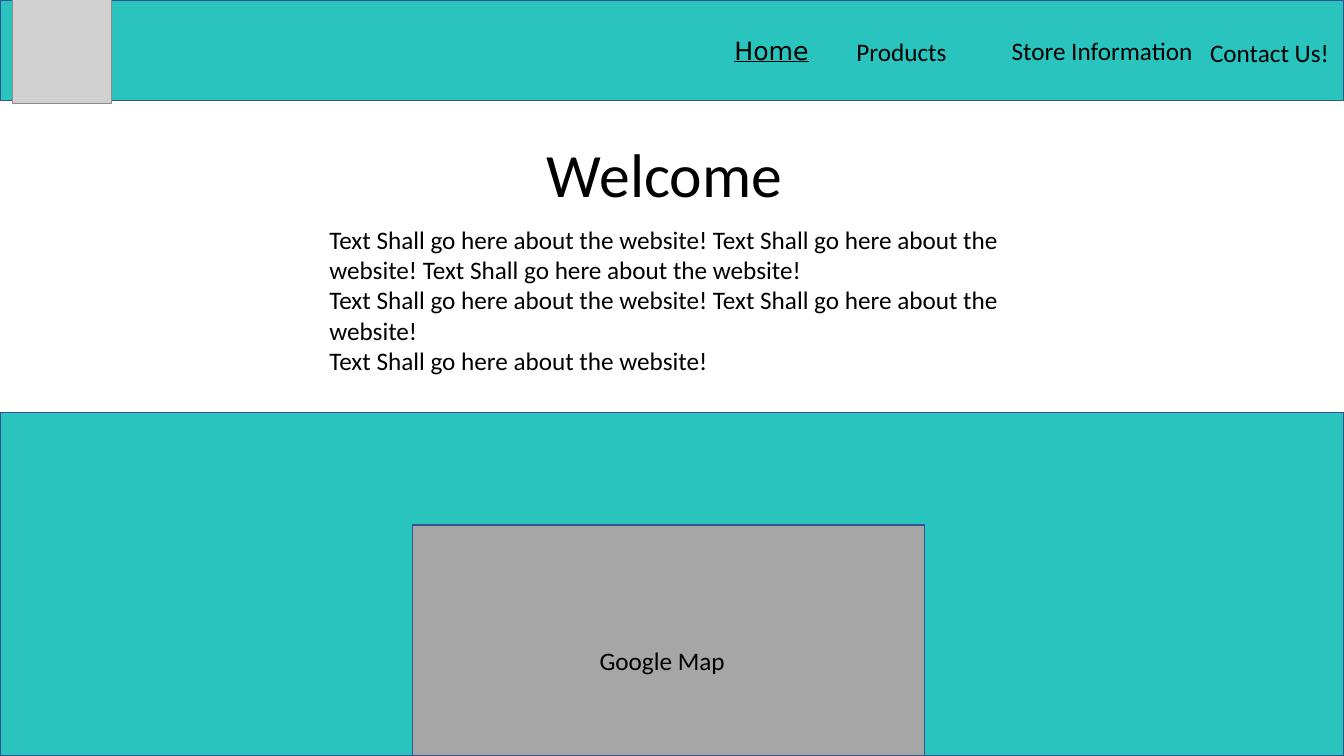
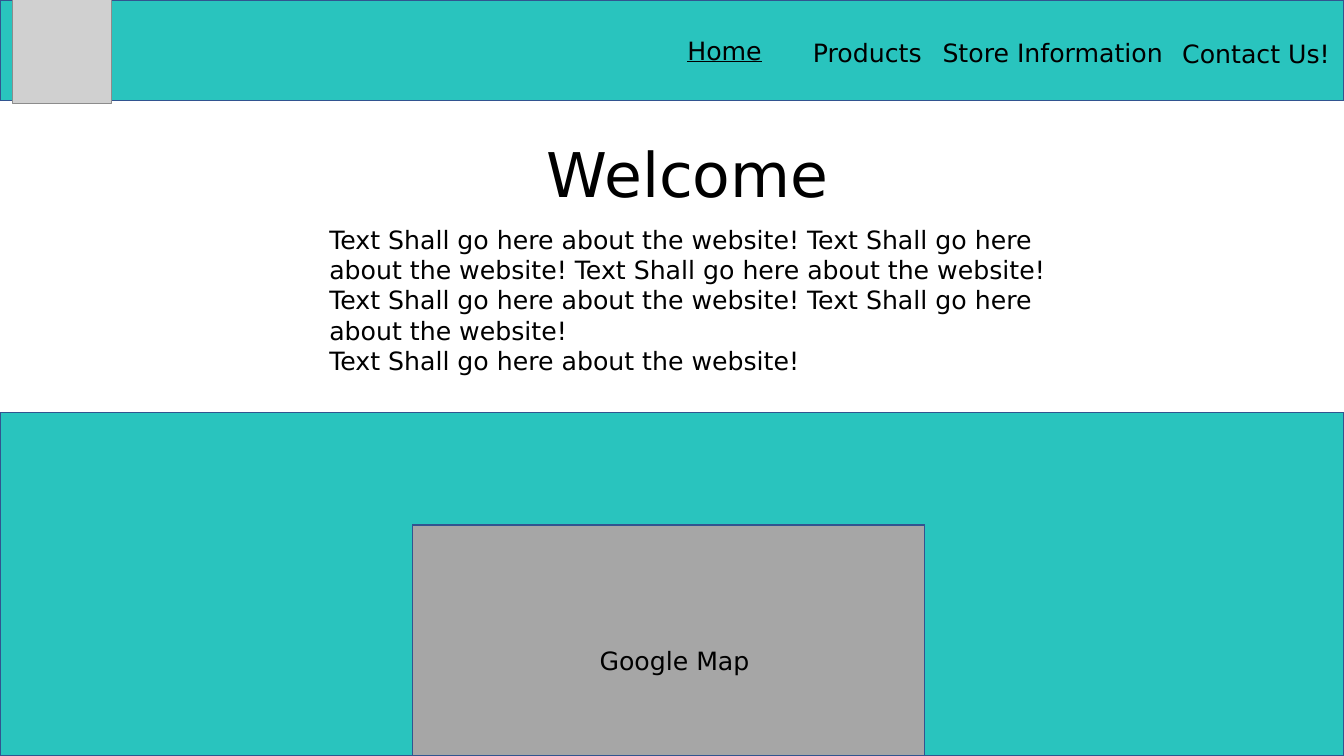
Before and after one commit to saramissak/67250-Web-Development-Project, a slide deck: slide 1 of Documents/High fidelity wireframe.pptx. Drawn at 1344x756 pixels with LibreOffice and Linux fonts; fonts in the diff are those of the drawing; grey boxes stand for pictures. Boxes give left, top, right and bottom in pixels: in the first picture for what was removed or moved away, otherwise in the second. Text is boxed around its words. In the diff, an @@ line names an element or a change of style, - is before the commit and + after.

```diff
--- a/Documents/High fidelity wireframe.pptx
+++ b/Documents/High fidelity wireframe.pptx
@@ text "Home": place and size @@
-text "Home" at (734, 41, 808, 62)
+text "Home" at (687, 41, 761, 62)
@@ text "Products": place and size @@
-text "Products" at (856, 43, 946, 61)
+text "Products" at (813, 43, 922, 63)
@@ font Calibri to DejaVu Sans in 6 elements at (329, 230, 1045, 376), (600, 651, 749, 676), (1182, 44, 1330, 64), (813, 43, 922, 63), (547, 150, 829, 198), (943, 43, 1163, 63) @@
@@ text "Store Information": place and size @@
-text "Store Information" at (1012, 42, 1192, 60)
+text "Store Information" at (943, 43, 1163, 63)
@@ text "Contact Us!": place and size @@
-text "Contact Us!" at (1210, 45, 1329, 62)
+text "Contact Us!" at (1182, 44, 1330, 64)
```
Also in this commit, not shown: 3 other slides changed, 7 slides added, 16 other files.
